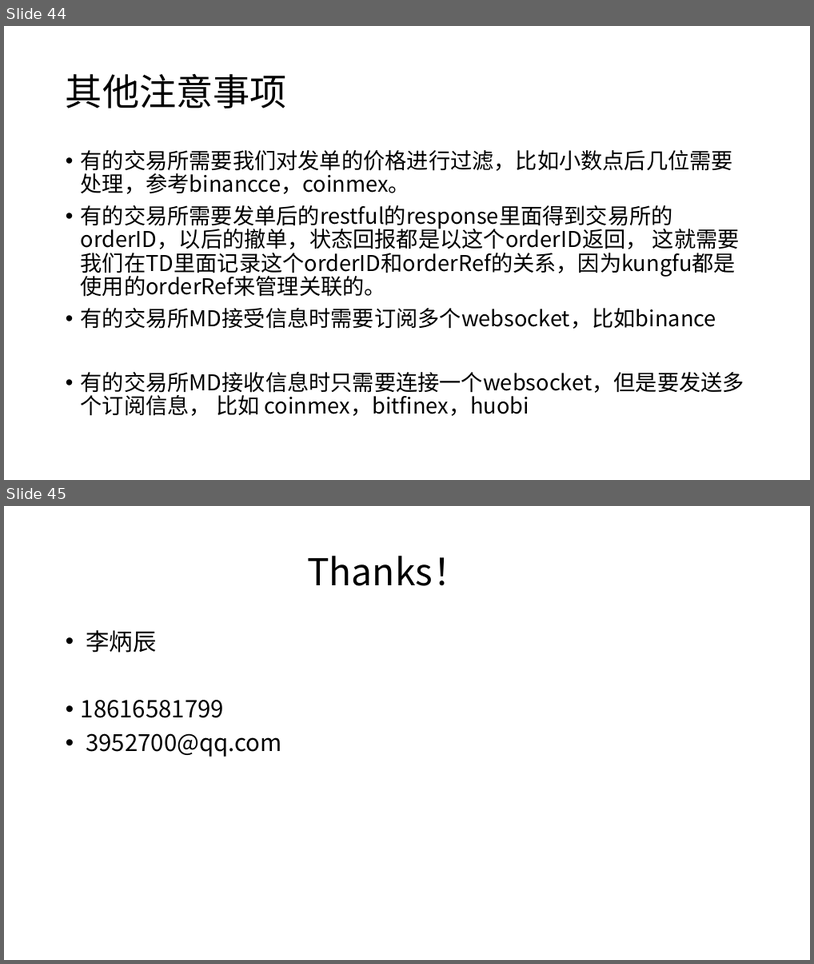
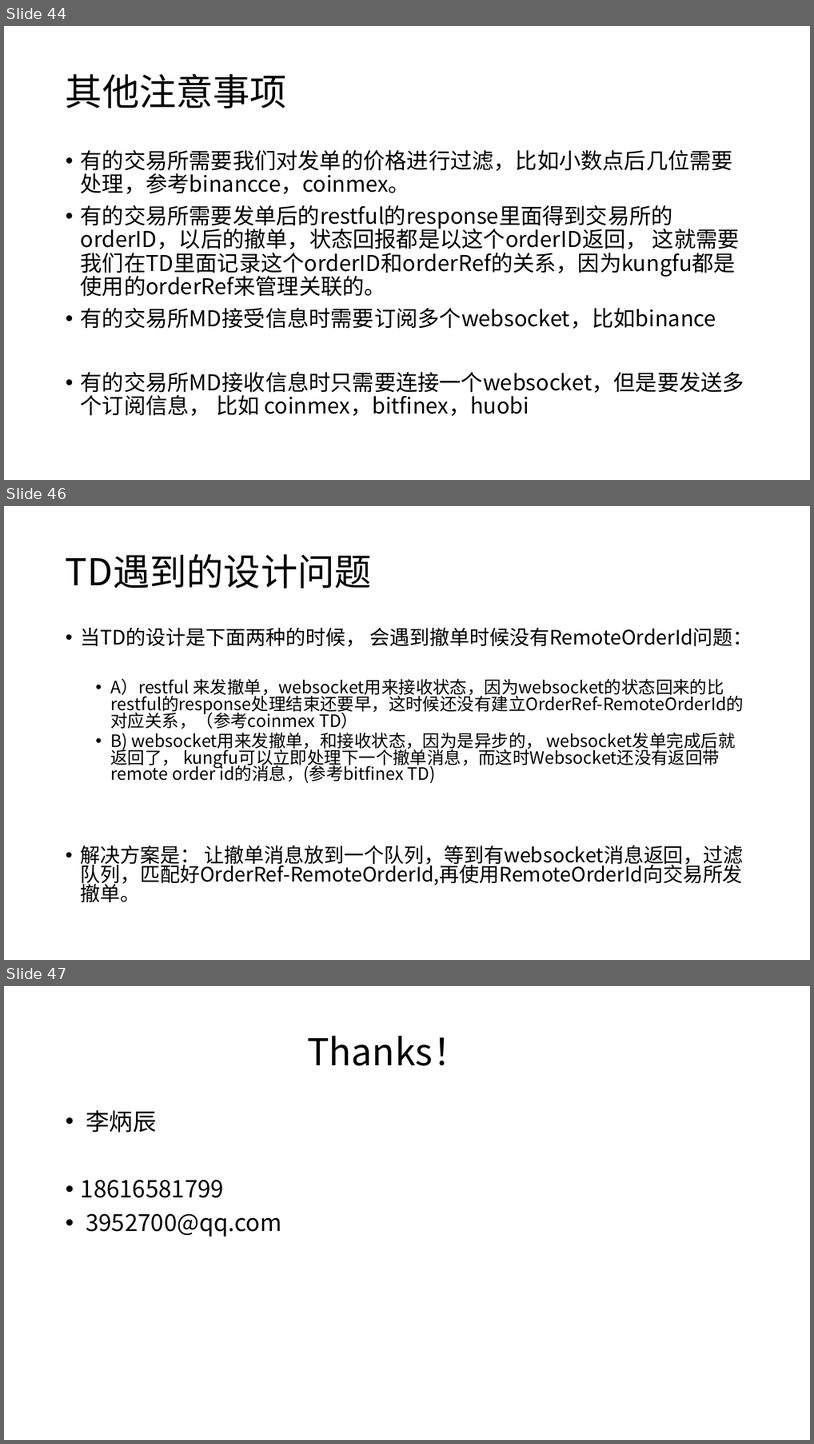
Before and after one commit to qingtiandalaoye/useful_doc, a slide deck: 虚拟货币跨交易所高频交易系统.pptx. Shown one above the other, each under a label of ours: slides 44 and 45 before the commit, slides 44, 46 and 47 after it; the slides between them are not shown. The pictures are 814x964 and 814x1444 pixels, drawn with LibreOffice and Linux fonts; fonts in the diff are those of the drawing. Boxes give left, top, right and bottom in pixels: in the first picture for what was removed or moved away, otherwise in the second. Text is boxed around its words. In the diff, an @@ line names an element or a change of style, - is before the commit and + after.

Commit message:
update

```diff
--- a/虚拟货币跨交易所高频交易系统.pptx
+++ b/虚拟货币跨交易所高频交易系统.pptx
@@ slide 46 added at [4,506,810,960], background #FFFFFF @@
@@ title added at [66,554,372,588], 44 pt, text #000000 @@
+TD遇到的设计问题
@@ text added at [81,628,754,902], 20.4 pt, text #000000 @@
+• 当TD的设计是下面两种的时候， 会遇到撤单时候没有RemoteOrderId问题：
+  • A）restful 来发撤单，websocket用来接收状态，因为websocket的状态回来的比restful的response处理结束还要早，这时候还没有建立OrderRef-RemoteOrderId的对应关系，（参考coinmex TD）
+  • B) websocket用来发撤单，和接收状态，因为是异步的， websocket发单完成后就返回了， kungfu可以立即处理下一个撤单消息，而这时Websocket还没有返回带remote order id的消息，(参考bitfinex TD)
+• 解决方案是： 让撤单消息放到一个队列，等到有websocket消息返回，过滤队列，匹配好OrderRef-RemoteOrderId,再使用RemoteOrderId向交易所发撤单。
@@ what was slide 45 is now slide 47 @@
```
Also in this commit, not shown: 1 other slide added.
